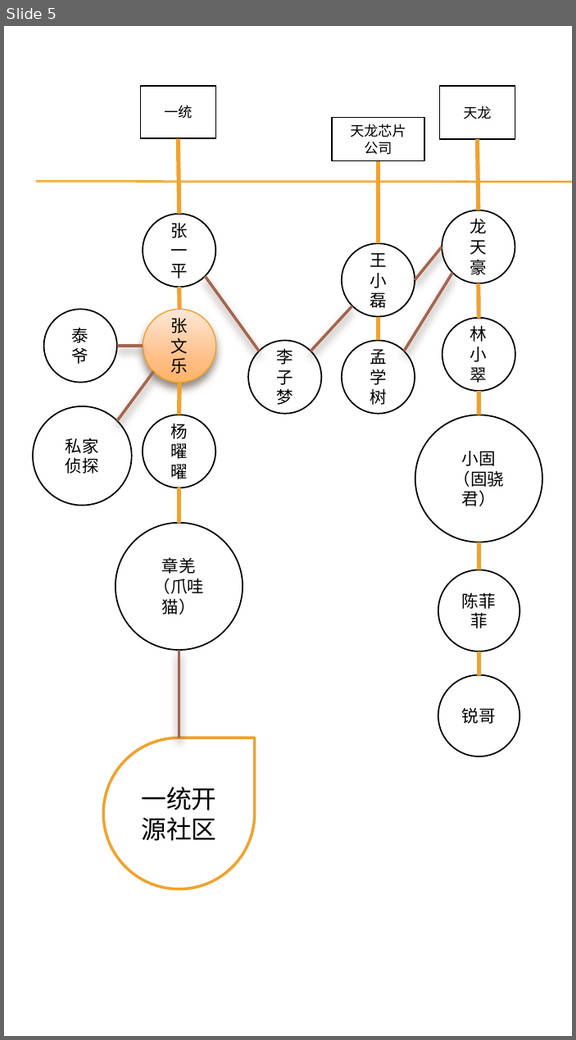
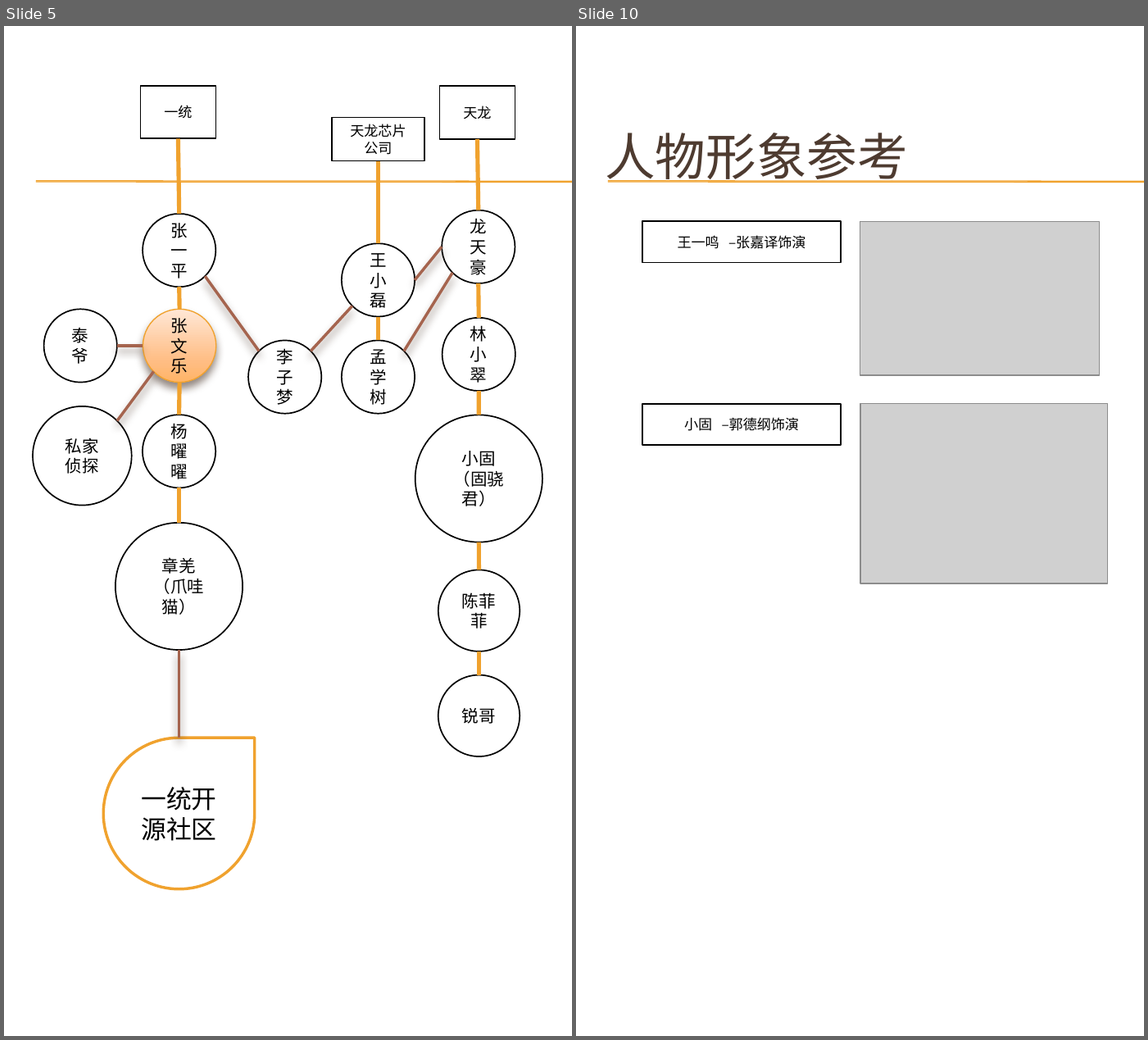
Before and after one commit to VincentWei/Legend-of-Coding, a slide deck: pr-diagram-2.pptx. Shown side by side, each under a label of ours: slide 5 before the commit, slides 5 and 10 after it; the slides between them are not shown. The pictures are 576x1040 and 1148x1040 pixels, drawn with LibreOffice and Linux fonts; fonts in the diff are those of the drawing; grey boxes stand for pictures; background and template pictures are left out. Boxes give left, top, right and bottom in pixels: in the first picture for what was removed or moved away, otherwise in the second. Text is boxed around its words. In the diff, an @@ line names an element or a change of style, - is before the commit and + after.

```diff
--- a/pr-diagram-2.pptx
+++ b/pr-diagram-2.pptx
@@ slide 10 added at (576,26,1144,1036), background picture (left out); not listed: 2 template elements that a slide beside it also shows @@
@@ title added at (605,133,908,183), 36 pt, text #4E3B30 @@
+人物形象参考
@@ rectangle added at (642,221,841,263), fill #FFFFFF, outline #000000 1 pt, 10 pt, text #000000 @@
+王一鸣 –张嘉译饰演
@@ picture added at (860,221,1100,374) @@
@@ rectangle added at (642,404,841,446), fill #FFFFFF, outline #000000 1 pt, 10 pt, text #000000 @@
+小固 –郭德纲饰演
@@ picture added at (861,404,1109,584) @@
```
Also in this commit, not shown: 1 slide changed, 3 other slides added.
